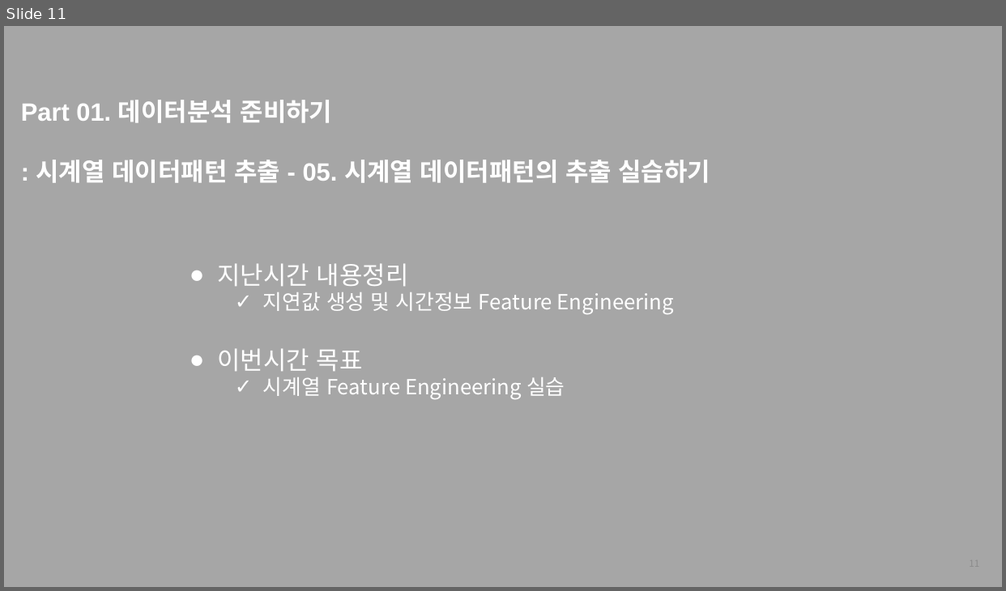
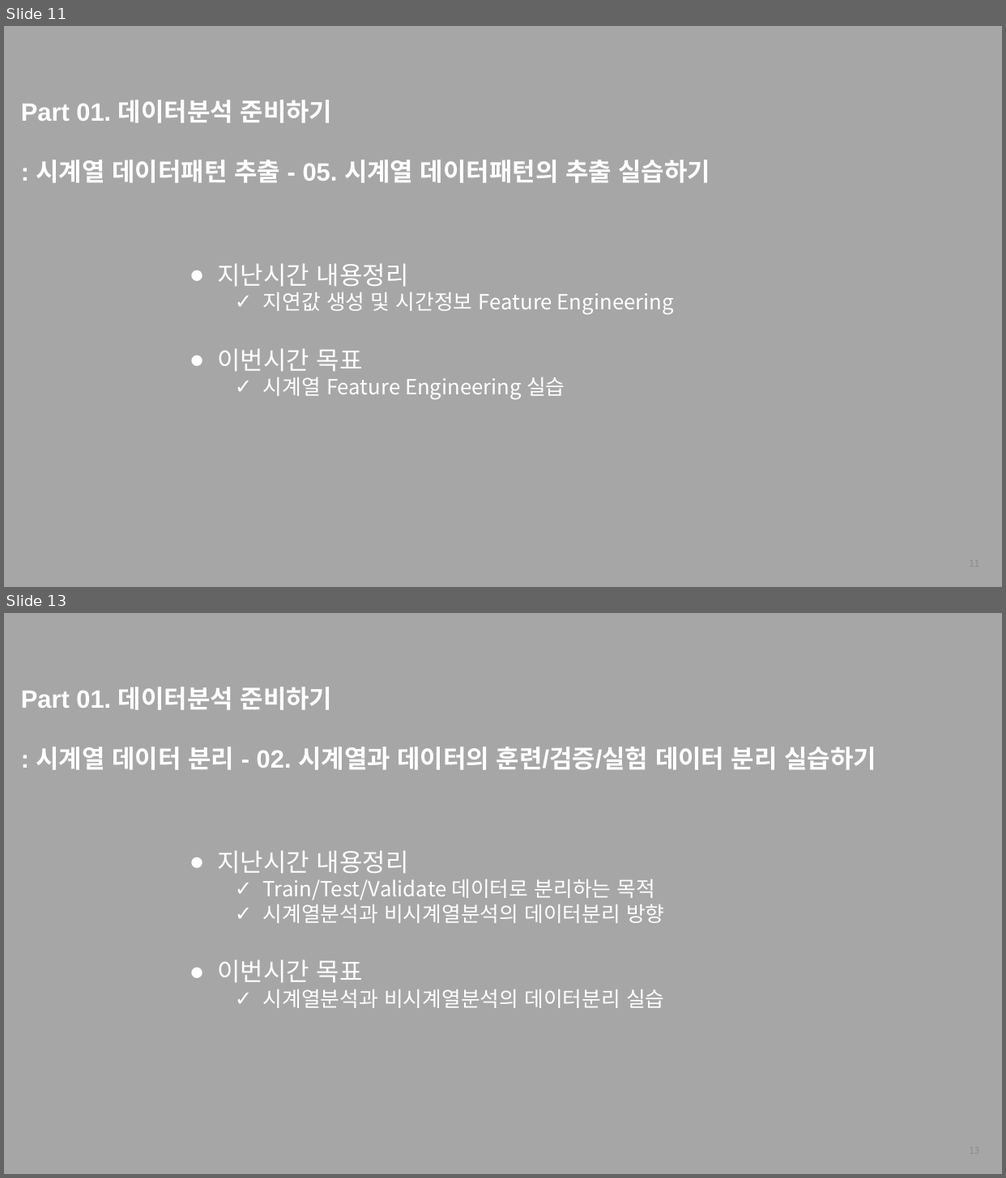
Before and after one commit to thekimk/All-About-Time-Series-Analysis, a slide deck: [FastCampus] 커리큘럼_김경원박사.pptx. Shown one above the other, each under a label of ours: slide 11 before the commit, slides 11 and 13 after it; the slides between them are not shown. The pictures are 1006x591 and 1006x1178 pixels, drawn with LibreOffice and Linux fonts; fonts in the diff are those of the drawing; background and template pictures are left out. Boxes give left, top, right and bottom in pixels: in the first picture for what was removed or moved away, otherwise in the second. Text is boxed around its words. In the diff, an @@ line names an element or a change of style, - is before the commit and + after.

```diff
--- a/[FastCampus] 커리큘럼_김경원박사.pptx
+++ b/[FastCampus] 커리큘럼_김경원박사.pptx
@@ slide 13 added at [4,613,1002,1174], background #A6A6A6 @@
@@ text added at [21,687,876,770], 24 pt, text #FFFFFF, bold @@
+Part 01. 데이터분석 준비하기
+: 시계열 데이터 분리 - 02. 시계열과 데이터의 훈련/검증/실험 데이터 분리 실습하기
@@ text added at [218,850,664,1008], 20 pt, text #FFFFFF @@
+● 지난시간 내용정리
+  ✓ Train/Test/Validate 데이터로 분리하는 목적
+  ✓ 시계열분석과 비시계열분석의 데이터분리 방향
+● 이번시간 목표
+  ✓ 시계열분석과 비시계열분석의 데이터분리 실습
@@ page number added at [756,1136,988,1166], 9 pt, text #8C8C8C @@
+13
```
Also in this commit, not shown: 1 slide changed, 2 other slides added, 2 other files.
